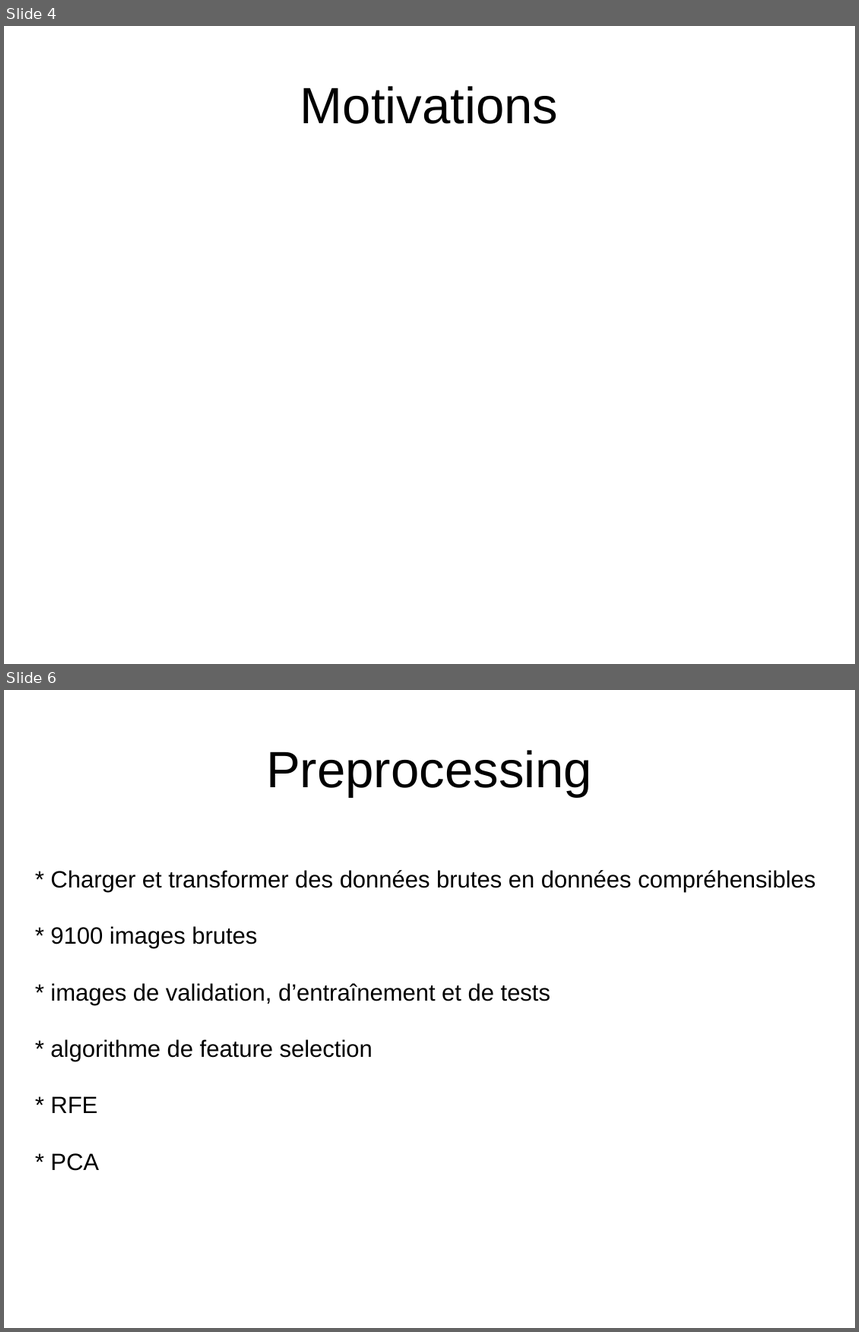
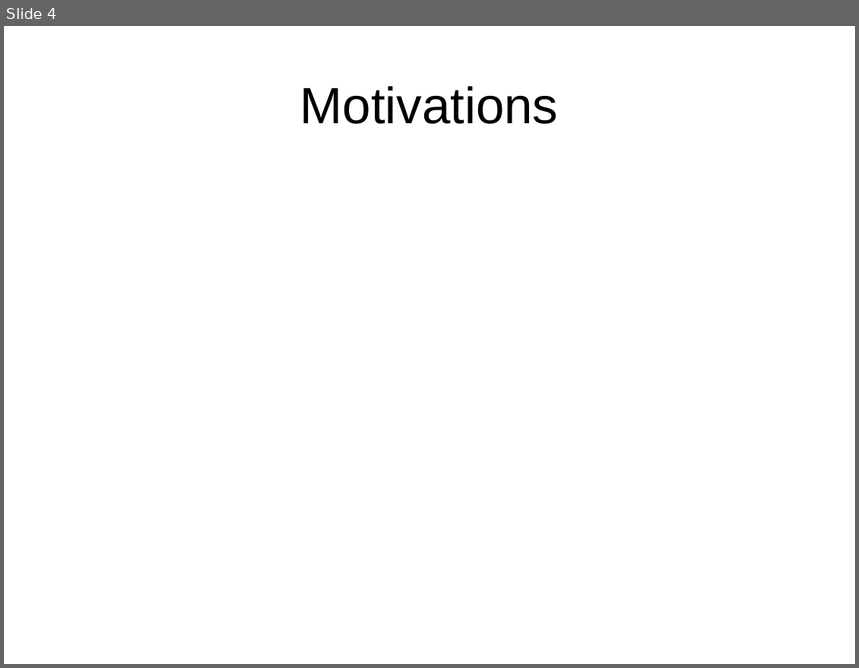
Before and after one commit to grpSputnik/Sputnik, a slide deck: Diapo_Video_Mini_Projet.odp. Shown one above the other, each under a label of ours: slides 4 and 6 before the commit, slide 4 after it; the slides between them are not shown. The pictures are 859x1332 and 859x668 pixels, drawn with LibreOffice and Linux fonts; fonts in the diff are those of the drawing; background and template pictures are left out. Boxes give left, top, right and bottom in pixels: in the first picture for what was removed or moved away, otherwise in the second. Text is boxed around its words. In the diff, an @@ line names an element or a change of style, - is before the commit and + after.

```diff
--- a/Diapo_Video_Mini_Projet.odp
+++ b/Diapo_Video_Mini_Projet.odp
@@ slide 6 removed at (x1=4, y1=690, x2=855, y2=1328), background picture (left out) @@
@@ title removed at (x1=266, y1=750, x2=592, y2=796) @@
-Preprocessing
@@ text removed at (x1=50, y1=870, x2=816, y2=1171) @@
-* Charger et transformer des données brutes en données compréhensibles
-* 9100 images brutes
-* images de validation, d’entraînement et de tests
-* algorithme de feature selection
-* RFE
-* PCA
```
Also in this commit, not shown: 7 slides changed, 3 slides added, 1 other slide removed.
